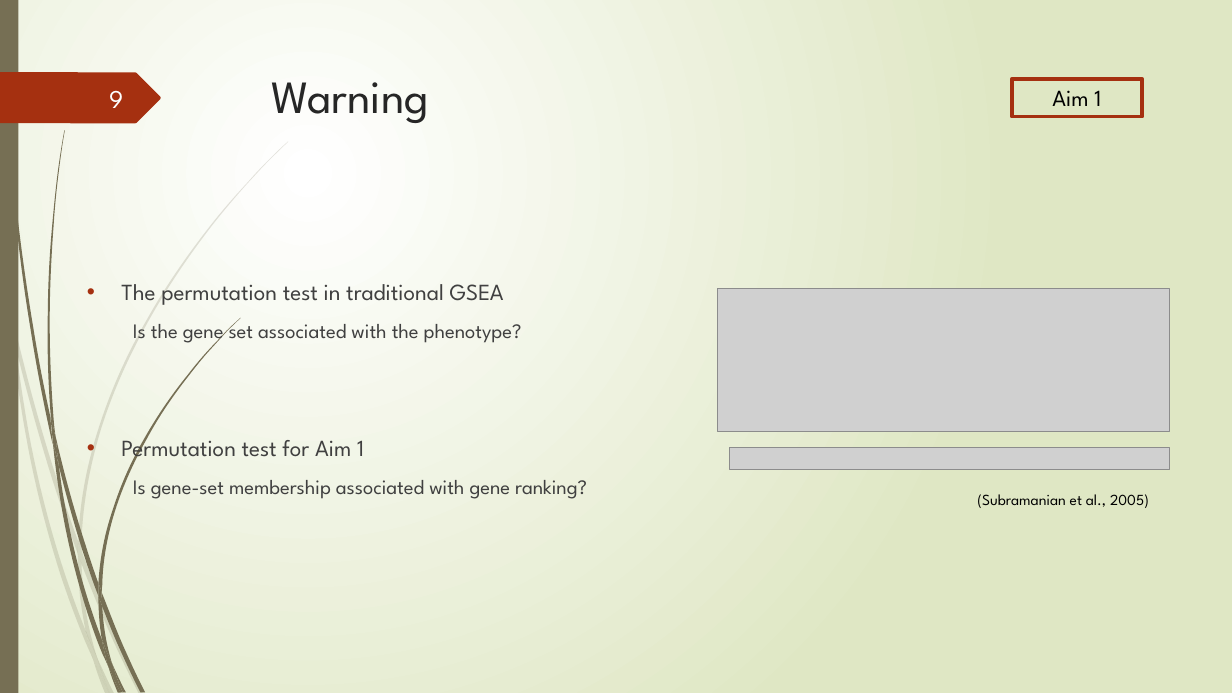
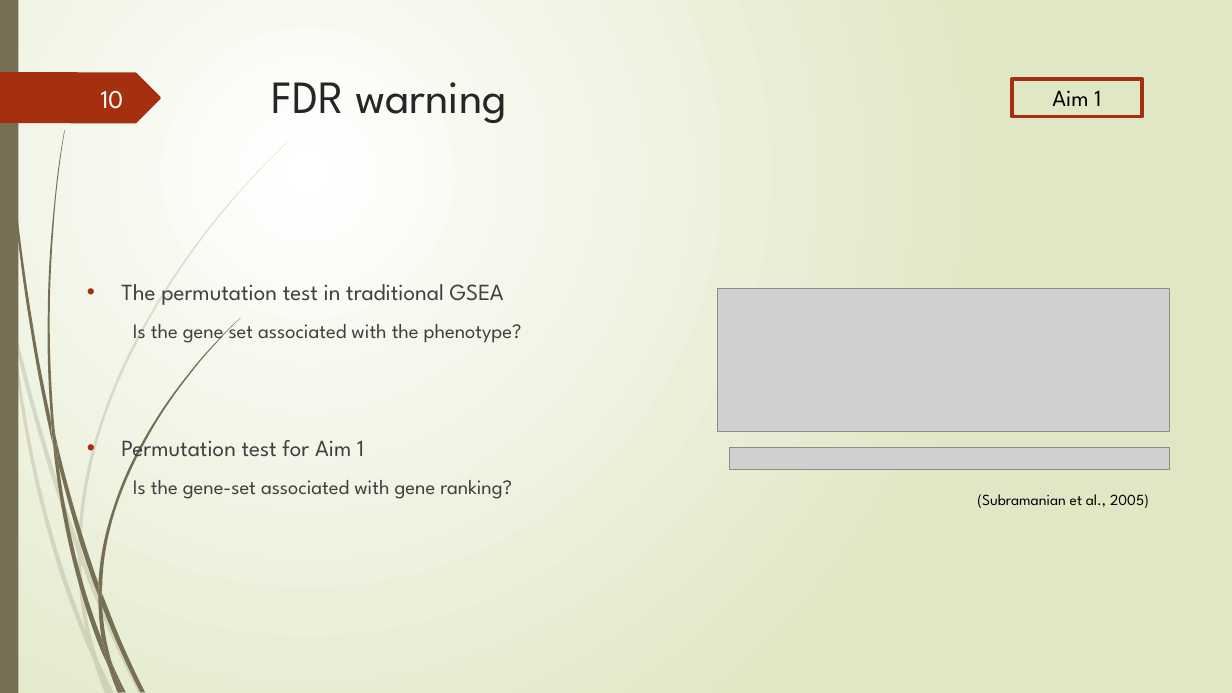
Before and after one commit to Lai-jun-yan/Academia-Sinica-internship-project, a slide deck: slide 10 of 暑期實習進度報告/presentation_final.pptx (slide 9 before the commit). Drawn at 1232x693 pixels with LibreOffice and Linux fonts; fonts in the diff are those of the drawing; grey boxes stand for pictures. Boxes give left, top, right and bottom in pixels: in the first picture for what was removed or moved away, otherwise in the second. Text is boxed around its words. In the diff, an @@ line names an element or a change of style, - is before the commit and + after.

```diff
--- a/暑期實習進度報告/presentation_final.pptx
+++ b/暑期實習進度報告/presentation_final.pptx
@@ title at (271,82,507,123): text changed @@
-Warning
+FDR warning
@@ page number at (101,90,124,109): text changed @@
-9
+10
@@ text at (133,480,512,499): text changed @@
-  Is gene-set membership associated with gene ranking?
+  Is the gene-set associated with gene ranking?
```
Also in this commit, not shown: 8 other slides changed, 2 slides added.
